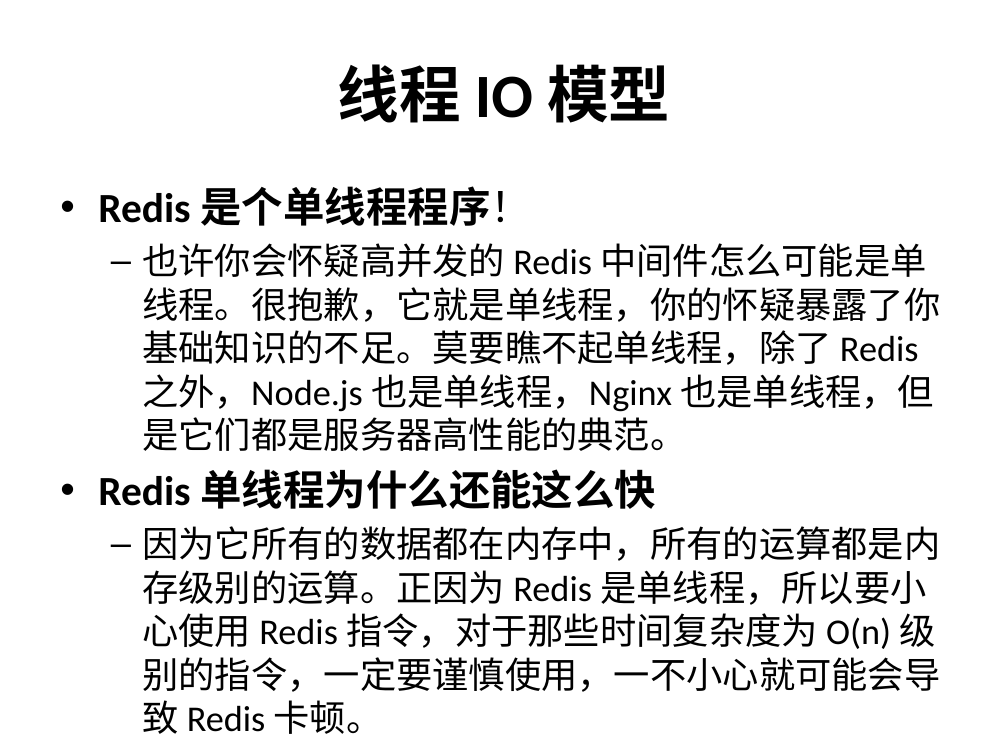
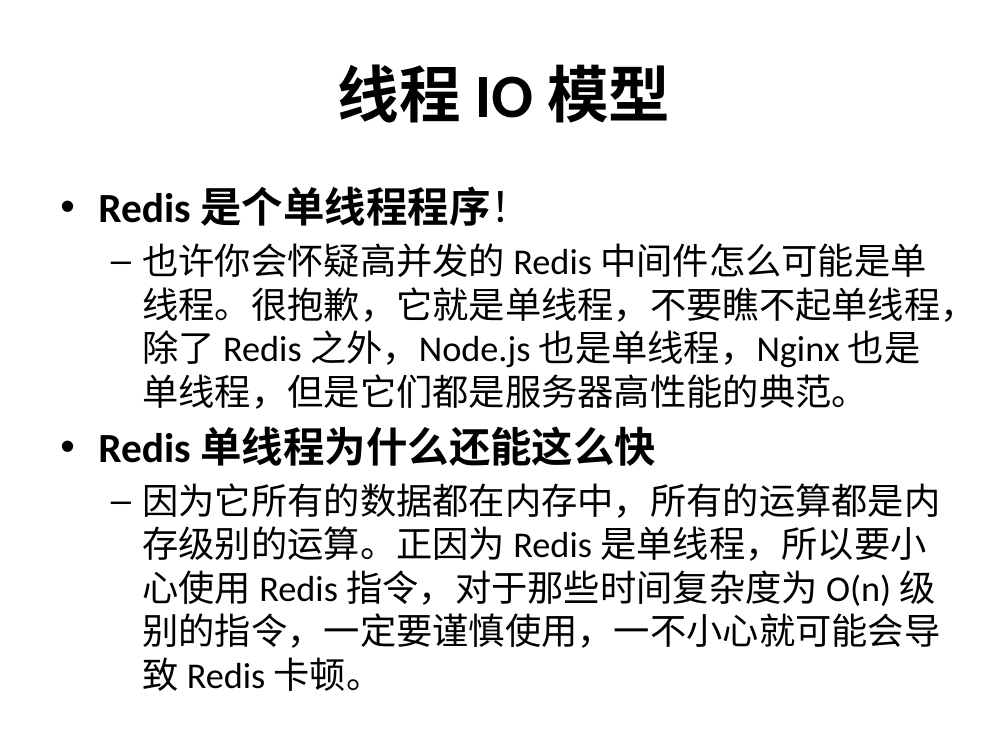
Before and after one commit to airuitian/MicroService, a slide deck: slide 23 of middlerware/Redis介绍及实战.pptx. Drawn at 1008x756 pixels with LibreOffice and Linux fonts; fonts in the diff are those of the drawing. Boxes give left, top, right and bottom in pixels: in the first picture for what was removed or moved away, otherwise in the second. Text is boxed around its words. In the diff, an @@ line names an element or a change of style, - is before the commit and + after.

```diff
--- a/middlerware/Redis介绍及实战.pptx
+++ b/middlerware/Redis介绍及实战.pptx
@@ text at [142, 243, 976, 409]: text changed @@
-  – 也许你会怀疑高并发的 Redis 中间件怎么可能是单线程。很抱歉，它就是单线程，你的怀疑暴露了你基础知识的不足。莫要瞧不起单线程，除了 Redis 之外，Node.js 也是单线程，Nginx 也是单线程，但是它们都是服务器高性能的典范。
+  – 也许你会怀疑高并发的 Redis 中间件怎么可能是单线程。很抱歉，它就是单线程，不要瞧不起单线程，除了 Redis 之外，Node.js 也是单线程，Nginx 也是单线程，但是它们都是服务器高性能的典范。
```
Also in this commit, not shown: 4 slides added, 1 slide removed, 8 other files.
